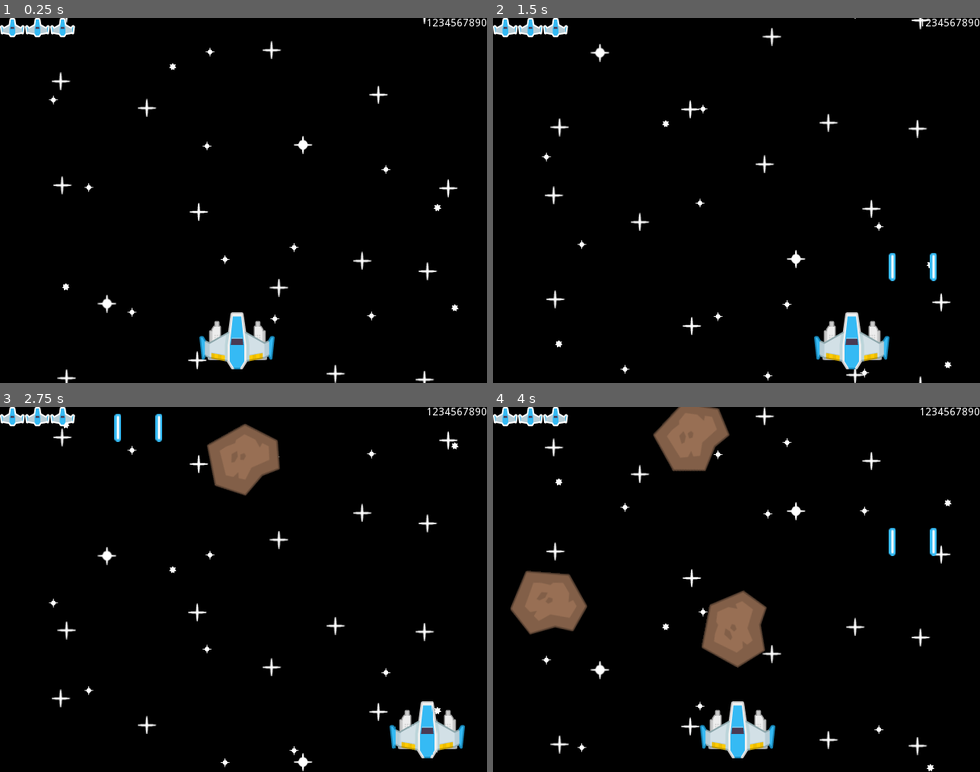
Above: before the commit, frames 1-4 (two rows, left to right).
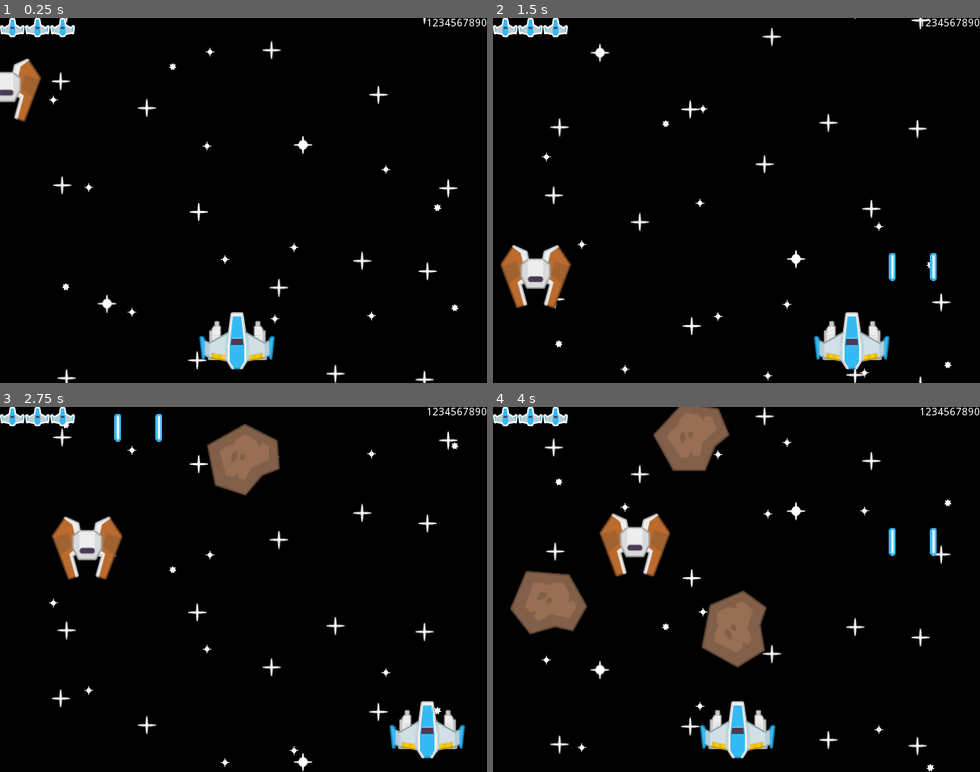
Above: after the commit, the same moments.

Repository: VitorRodrigues/SpaceRescue-Godot
Game: Godot game, scene res://Level1.tscn
Two runs of this game, one before a commit and one after it. Both use one fixed random seed, a clock stepped at 60 frames per second and the inputs below.
Inputs:
- Up to frame 1 (0.25 s): no input
- Up to frame 2 (1.5 s): hold Right (ui_right) 0.53-1.28 s; tap Space (fire) at 0.6, 1.35 s; hold Left (ui_left) from 1.28 s (still down)
- Up to frame 3 (2.75 s): release Left (ui_left) at 2.03 s; hold Right (ui_right) from 2.03 s (still down); tap Space (fire) at 2.1 s
- Up to frame 4 (4 s): tap Space (fire) at 2.85, 3.6 s; release Right (ui_right) at 3.53 s; hold Left (ui_left) from 3.53 s (still down)

The runs differ from the first frame. In frame 1, 0.9% of the frame differs, in the area x 0-9%, y 11-29%; in frame 2, 1.6%; in frame 3, 1.6%, in the area x 10-26%, y 29-48%; in frame 4, 1.6%.

Commit message:
Add enemy paths added in a specific directory

Diff:
--- a/Level1.tscn
+++ b/Level1.tscn
@@ -7,8 +7,9 @@
 [ext_resource path="res://Prefabs/Ship.tscn" type="PackedScene" id=5]
 [ext_resource path="res://Prefabs/MeteorSpawner.tscn" type="PackedScene" id=6]
 [ext_resource path="res://Assets/HUD/playerLife1_blue.png" type="Texture" id=7]
-
-[sub_resource type="GDScript" id=4]
+[ext_resource path="res://Prefabs/EnemyPath.tscn" type="PackedScene" id=8]
+
+[sub_resource type="GDScript" id=1]
 script/source = "extends CanvasLayer
 
 func _ready():
@@ -37,11 +38,10 @@
 }
 "
 
-[sub_resource type="ShaderMaterial" id=6]
-shader = SubResource( 5 )
-
-[sub_resource type="GDScript" id=1]
-resource_name = "Camera"
+[sub_resource type="ShaderMaterial" id=3]
+shader = SubResource( 2 )
+
+[sub_resource type="GDScript" id=4]
 script/source = "extends Camera2D
 
 var speed = 200
@@ -70,8 +70,7 @@
 func _on_score_changed():
 	text = str(Game.score)"
 
-[sub_resource type="GDScript" id=3]
-resource_name = "life_counter"
+[sub_resource type="GDScript" id=6]
 script/source = "extends Node2D
 
 export(Texture) var image
@@ -280,7 +279,7 @@
 [node name="Camera" type="Camera2D" parent="."]
 anchor_mode = 0
 current = true
-script = SubResource( 1 )
+script = SubResource( 4 )
 
 [node name="Control" type="CanvasLayer" parent="."]
 layer = 10
@@ -294,8 +293,10 @@
 custom_colors/font_color = Color( 1, 1, 1, 1 )
 text = "1234567890"
 align = 2
-script = SubResource( 2 )
+script = SubResource( 5 )
 
 [node name="Lives" type="Node2D" parent="Control"]
-script = SubResource( 3 )
+script = SubResource( 6 )
 image = ExtResource( 7 )
+
+[node name="Path" parent="." instance=ExtResource( 8 )]
--- /dev/null
+++ b/Paths/certain_death.tres
@@ -0,0 +1,6 @@
+[gd_resource type="Curve2D" format=2]
+
+[resource]
+_data = {
+"points": PoolVector2Array( 0, 0, 0, 0, 1.09201, -0.0737076, 0, 0, 0, 0, 67.9127, 340.104, 0, 0, 0, 0, 148.907, 14.1004, 0, 0, 0, 0, 260.275, 348.204, 0, 0, 0, 0, 363.544, 14.1004, 0, 0, 0, 0, 452.638, 344.154, 0, 0, 0, 0, 547.807, 16.1253, 0, 0, 0, 0, 608.553, 338.079, 0, 0, 0, 0, 608.553, 427.174, 0, 0, 0, 0, -108.251, 433.248 )
+}
--- /dev/null
+++ b/Paths/crazy.tres
@@ -0,0 +1,6 @@
+[gd_resource type="Curve2D" format=2]
+
+[resource]
+_data = {
+"points": PoolVector2Array( 0, 0, 0, 0, 2.30695, 1.95116, -103.268, 6.07461, 103.268, -6.07461, 65.0779, 206.463, 263.233, -4.04974, -263.233, 4.04974, 241.242, 34.3491, -6.07461, 149.84, 6.07461, -149.84, 395.132, 188.239, 54.6715, -58.7212, -54.6715, 58.7212, 214.918, 117.369, -91.1191, -40.4974, 91.1191, 40.4974, 216.943, 255.06, -121.492, 20.2487, 121.492, -20.2487, 516.624, 143.692, 62.771, -103.268, -62.771, 103.268, 595.594, 384.651, 0, 0, 0, 0, 362.734, 429.199, 127.567, -2.02487, -127.567, 2.02487, 198.719, 321.881, 0, 0, 0, 0, 48.8789, 617.511 )
+}
--- /dev/null
+++ b/Paths/zigzag.tres
@@ -0,0 +1,6 @@
+[gd_resource type="Curve2D" format=2]
+
+[resource]
+_data = {
+"points": PoolVector2Array( 0, 0, 0, 0, 1.09201, 1.95116, 0, 0, 0, 0, 157.007, 48.5232, 0, 0, 0, 0, 499.21, 50.548, 0, 0, 0, 0, 553.881, 133.568, 0, 0, 0, 0, 110.435, 208.488, 0, 0, 0, 0, 71.9625, 317.831, 0, 0, 0, 0, 576.155, 275.309, 0, 0, 0, 0, 616.652, 378.577, 0, 0, 0, 0, 574.13, 554.74 )
+}
--- /dev/null
+++ b/Prefabs/Enemies/Enemy01.tscn
@@ -0,0 +1,14 @@
+[gd_scene load_steps=3 format=2]
+
+[ext_resource path="res://Scripts/Enemy.gd" type="Script" id=1]
+[ext_resource path="res://Prefabs/Enemies/enemyRed1.png" type="Texture" id=2]
+
+[node name="Enemy" type="Area2D"]
+collision_layer = 8
+script = ExtResource( 1 )
+
+[node name="Sprite" type="Sprite" parent="."]
+texture = ExtResource( 2 )
+
+[node name="CollisionPolygon2D" type="CollisionPolygon2D" parent="."]
+polygon = PoolVector2Array( 10.9289, 16.4394, 15.9863, 8.4071, 10.9289, 36.0741, 24.3162, 41.1315, 46.6282, -15.3925, 27.8861, -40.977, 6.76398, -22.8298, -7.51575, -22.8298, -28.0429, -40.977, -45.2975, -15.69, -23.5804, 41.1315, -11.9782, 36.9666, -15.5481, 7.81211, -10.4907, 16.142 )
--- /dev/null
+++ b/Prefabs/EnemyPath.tscn
@@ -0,0 +1,16 @@
+[gd_scene load_steps=4 format=2]
+
+[ext_resource path="res://Paths/crazy.tres" type="Curve2D" id=1]
+[ext_resource path="res://Scripts/EnemyPath.gd" type="Script" id=2]
+[ext_resource path="res://Prefabs/Enemies/Enemy01.tscn" type="PackedScene" id=3]
+
+[node name="Path" type="Path2D"]
+curve = ExtResource( 1 )
+script = ExtResource( 2 )
+
+[node name="Follow" type="PathFollow2D" parent="."]
+position = Vector2( 2.30695, 1.95116 )
+rotate = false
+
+[node name="Enemy" parent="Follow" instance=ExtResource( 3 )]
+position = Vector2( -2.88283, 45.5752 )
--- /dev/null
+++ b/Scripts/Enemy.gd
@@ -0,0 +1,12 @@
+extends Area2D
+
+class_name Enemy
+
+export var life = 100
+
+func _ready():
+	pass
+
+func _process(delta):
+
+	pass
--- /dev/null
+++ b/Scripts/EnemyPath.gd
@@ -0,0 +1,17 @@
+extends Path2D
+
+onready var follow = $Follow
+
+var speed = 200
+
+func _ready():
+	curve = Resources.get_random_path()
+	set_process(true)
+	pass
+
+func _process(delta):
+	follow.offset += speed * delta
+
+	if follow.unit_offset >= 1:
+		queue_free()
+	pass
--- /dev/null
+++ b/Scripts/Resources.gd
@@ -0,0 +1,23 @@
+extends Node
+
+var paths = []
+const PATHS_DIR = "res://Paths/"
+func _ready():
+	loadEnemyPaths()
+	pass
+
+func get_random_path():
+	return paths[randi() % paths.size()]
+
+func loadEnemyPaths():
+	var dir = Directory.new()
+	dir.change_dir(PATHS_DIR)
+
+	dir.list_dir_begin(true, true)
+	var file = dir.get_next()
+	while file != "":
+		var item = load(PATHS_DIR + file)
+		if item is Curve2D:
+			paths.append(item)
+		file = dir.get_next()
+	pass
--- a/project.godot
+++ b/project.godot
@@ -9,6 +9,11 @@
 config_version=4
 
 _global_script_classes=[ {
+"base": "Area2D",
+"class": "Enemy",
+"language": "GDScript",
+"path": "res://Scripts/Enemy.gd"
+}, {
 "base": "Weapon",
 "class": "FastWeapon",
 "language": "GDScript",
@@ -35,6 +40,7 @@
 "path": "res://Scripts/Guns/Weapon.gd"
 } ]
 _global_script_class_icons={
+"Enemy": "",
 "FastWeapon": "",
 "Fire": "",
 "Meteor": "",
@@ -51,6 +57,7 @@
 [autoload]
 
 Game="*res://Scripts/Game.gd"
+Resources="*res://Scripts/Resources.gd"
 
 [display]
 
Not shown: 4 places in Level1.tscn that only renumber resources
Binary file added: Prefabs/Enemies/enemyBlack1.png
Not shown, added: Prefabs/Enemies/enemyBlack1.png.import
Binary file added: Prefabs/Enemies/enemyBlack2.png
Not shown, added: Prefabs/Enemies/enemyBlack2.png.import
Binary file added: Prefabs/Enemies/enemyBlack3.png
Not shown, added: Prefabs/Enemies/enemyBlack3.png.import
Binary file added: Prefabs/Enemies/enemyBlack4.png
Not shown, added: Prefabs/Enemies/enemyBlack4.png.import
Binary file added: Prefabs/Enemies/enemyBlack5.png
Not shown, added: Prefabs/Enemies/enemyBlack5.png.import
Binary file added: Prefabs/Enemies/enemyBlue1.png
(and 29 more such lines)
